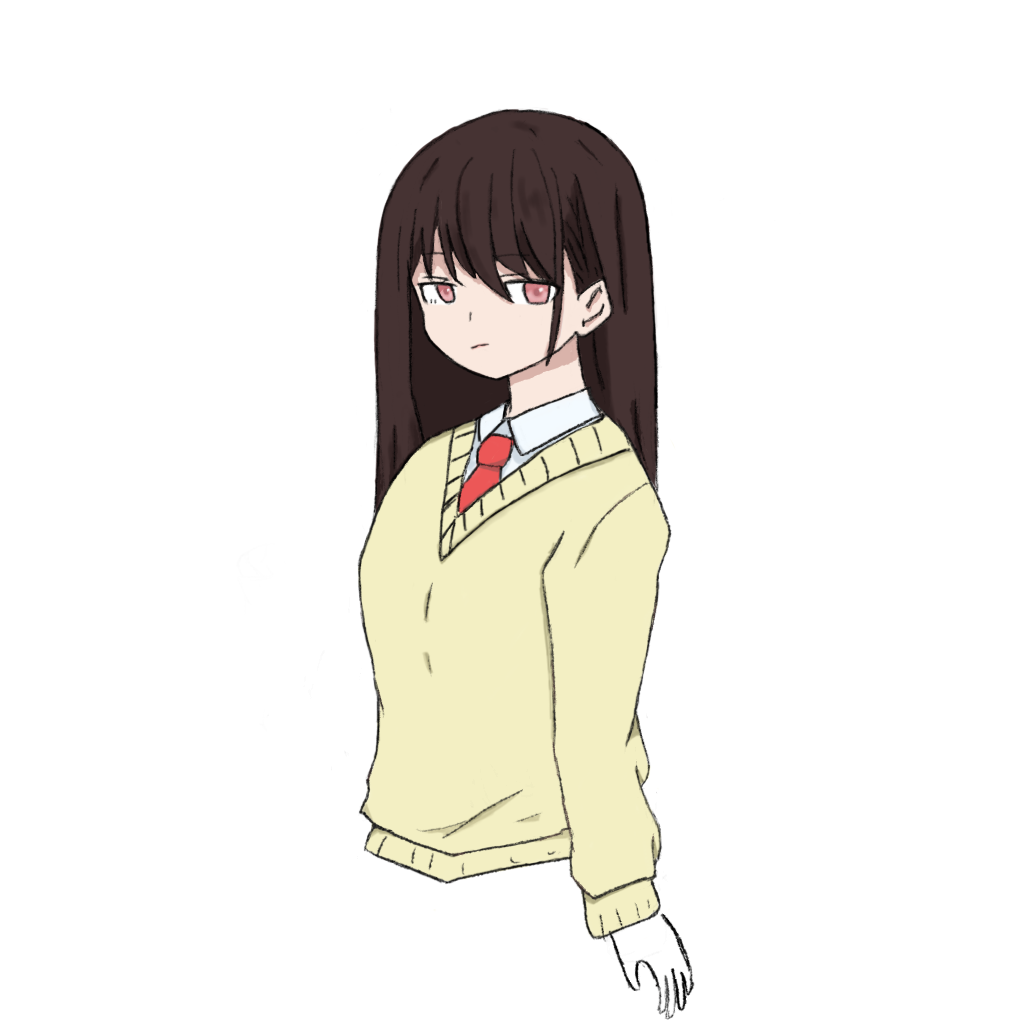
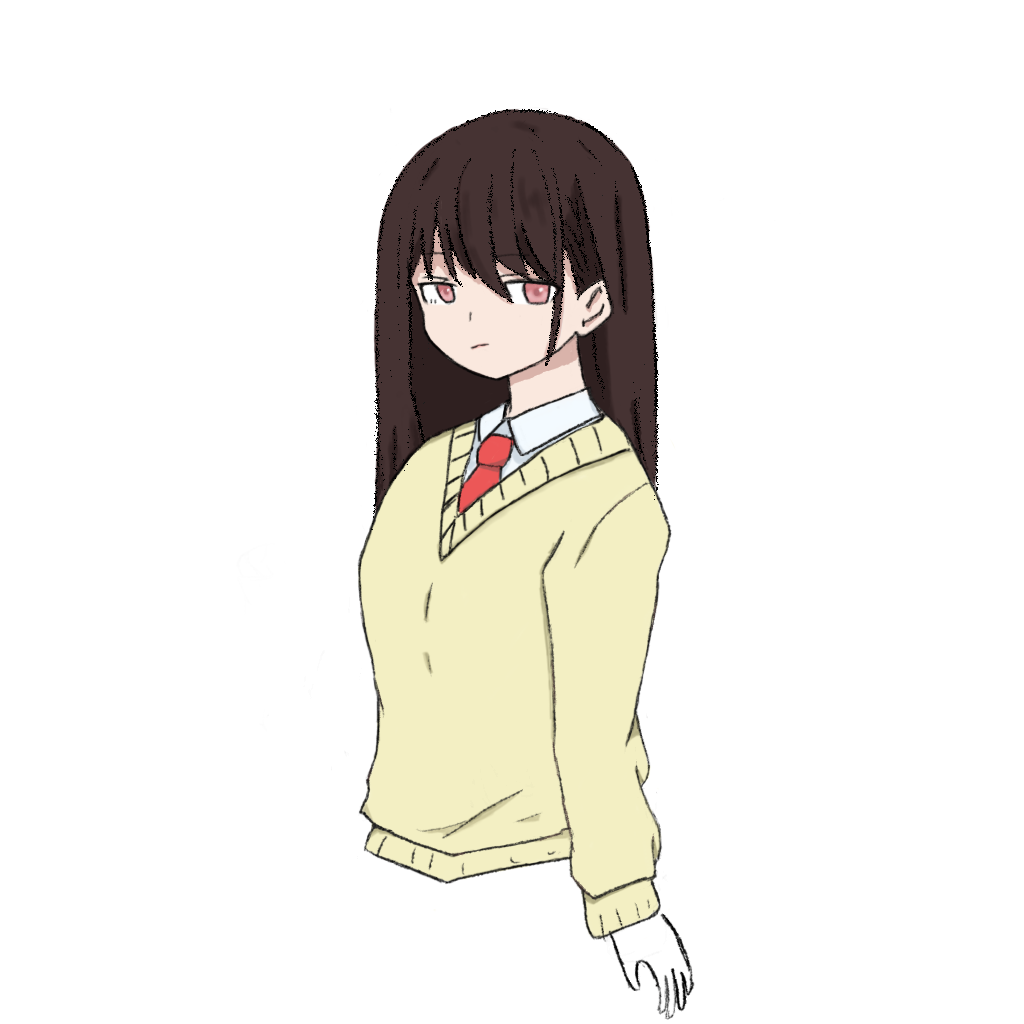
Revision of a layered (1024, 1024) image; what changed, layer by layer:
"머리카락": blend normal → dissolve over [370, 108, 662, 586]
